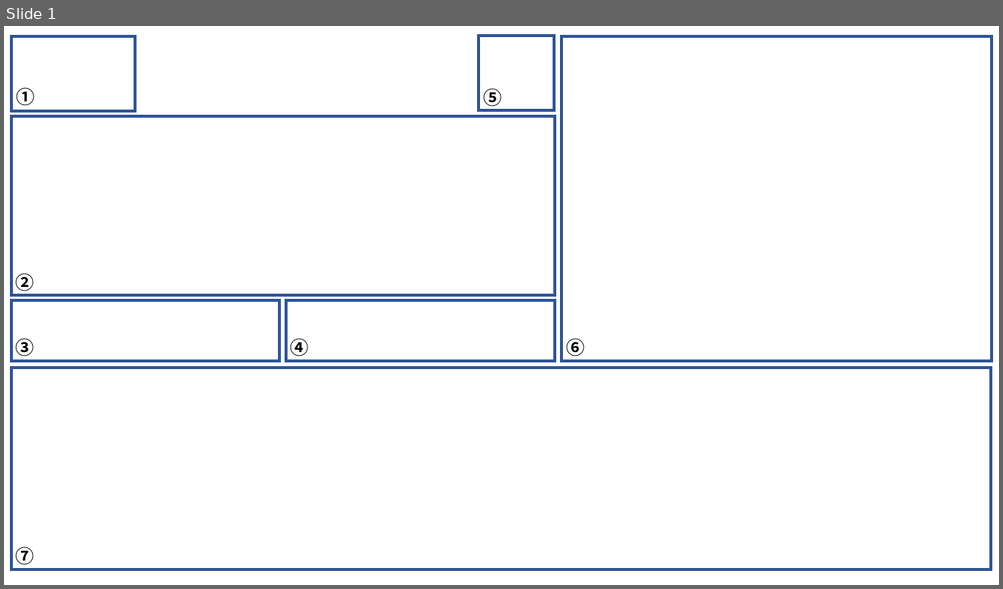
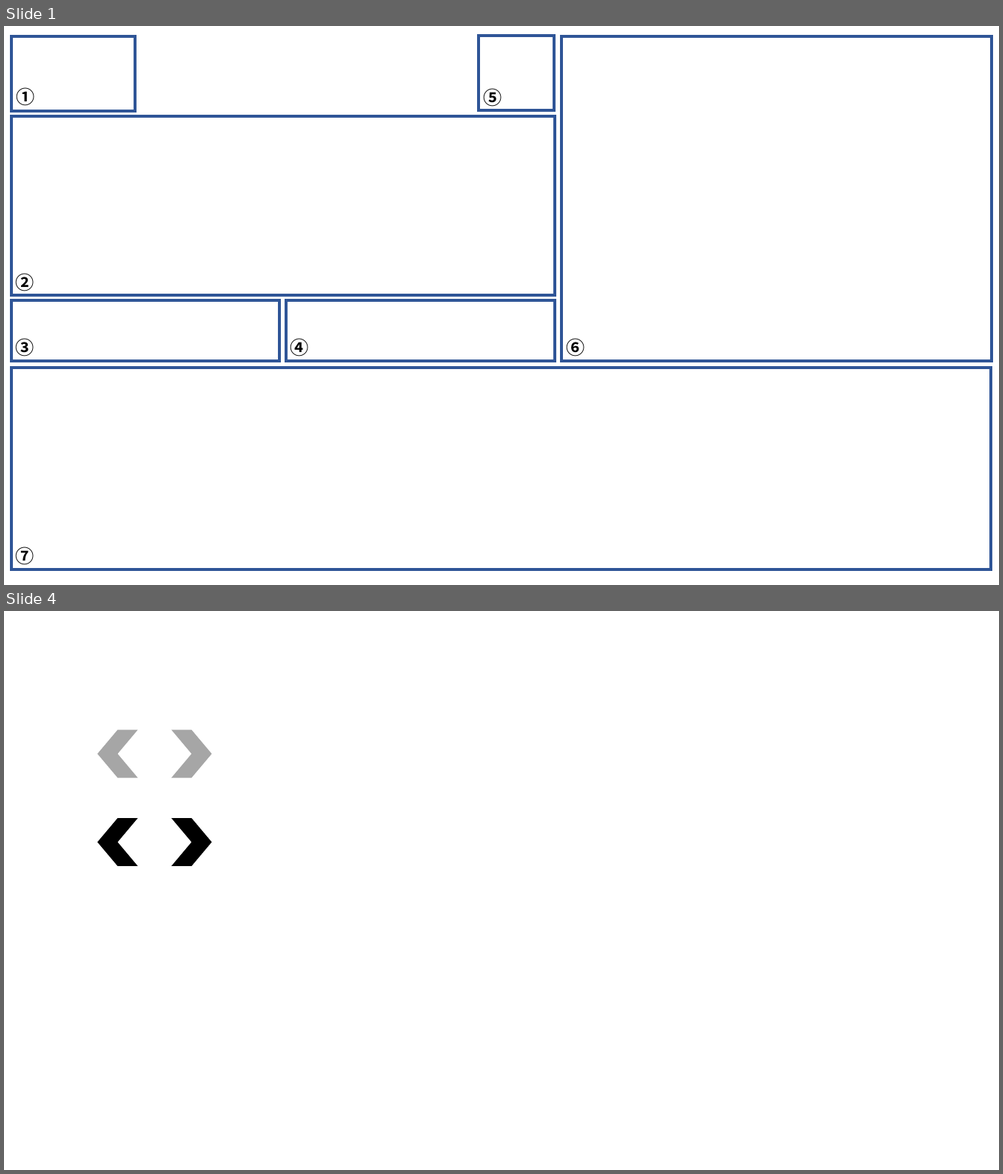
Before and after one commit to hailsong/HG_guide, a slide deck: images.pptx. Shown one above the other, each under a label of ours: slide 1 before the commit, slides 1 and 4 after it; the slides between them are not shown. The pictures are 1003x589 and 1003x1174 pixels, drawn with LibreOffice and Linux fonts; fonts in the diff are those of the drawing; background and template pictures are left out. Boxes give left, top, right and bottom in pixels: in the first picture for what was removed or moved away, otherwise in the second. Text is boxed around its words. In the diff, an @@ line names an element or a change of style, - is before the commit and + after.

```diff
--- a/images.pptx
+++ b/images.pptx
@@ slide 4 added at (x1=4, y1=611, x2=999, y2=1170), background #FFFFFF @@
@@ chevron added at (x1=97, y1=729, x2=137, y2=777), fill #A6A6A6 @@
@@ chevron added at (x1=171, y1=729, x2=211, y2=777), fill #A6A6A6 @@
@@ chevron added at (x1=97, y1=818, x2=137, y2=866), fill #000000 @@
@@ chevron added at (x1=171, y1=818, x2=211, y2=866), fill #000000 @@
```
Also in this commit, not shown: 7 other files.
